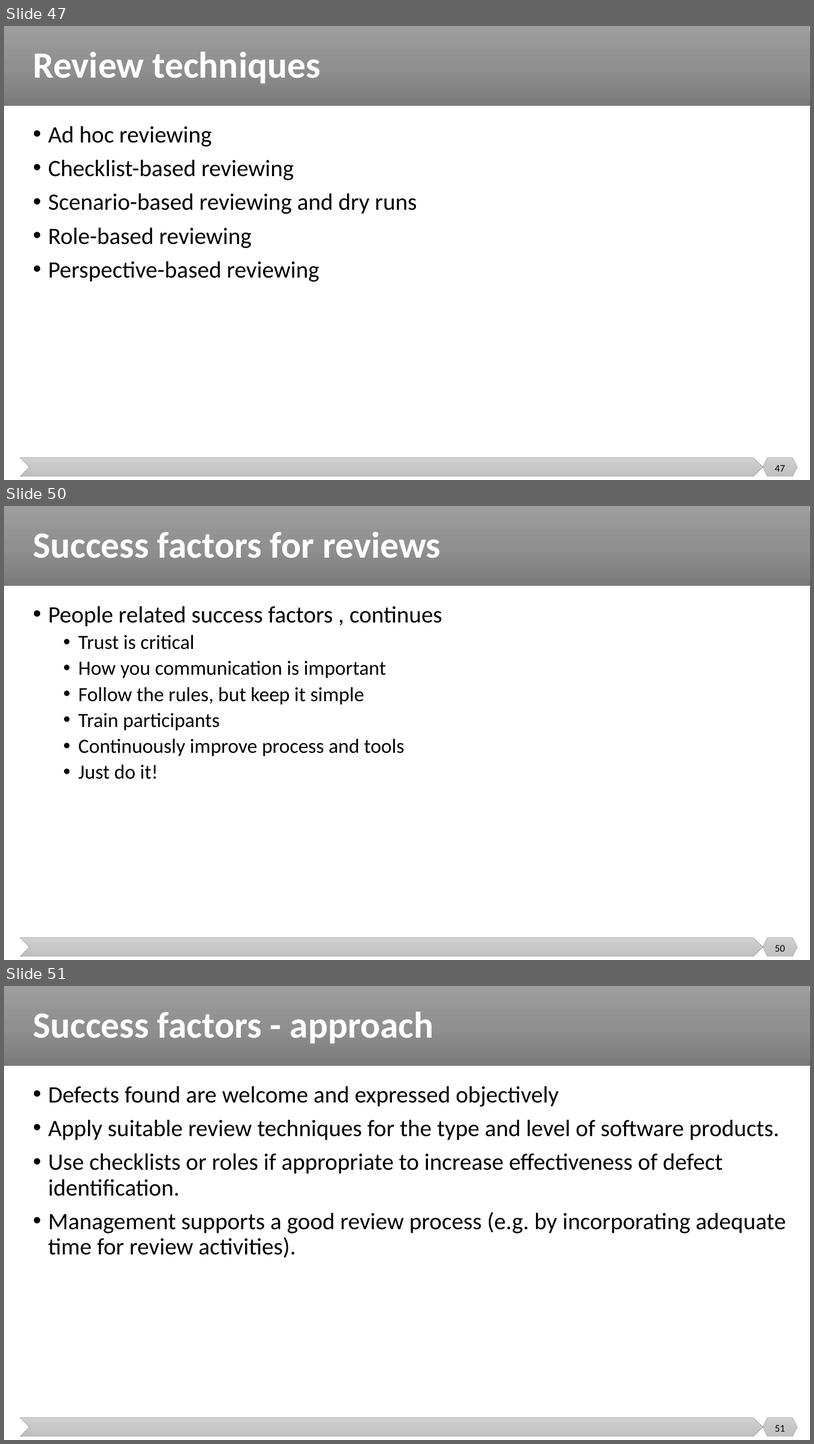
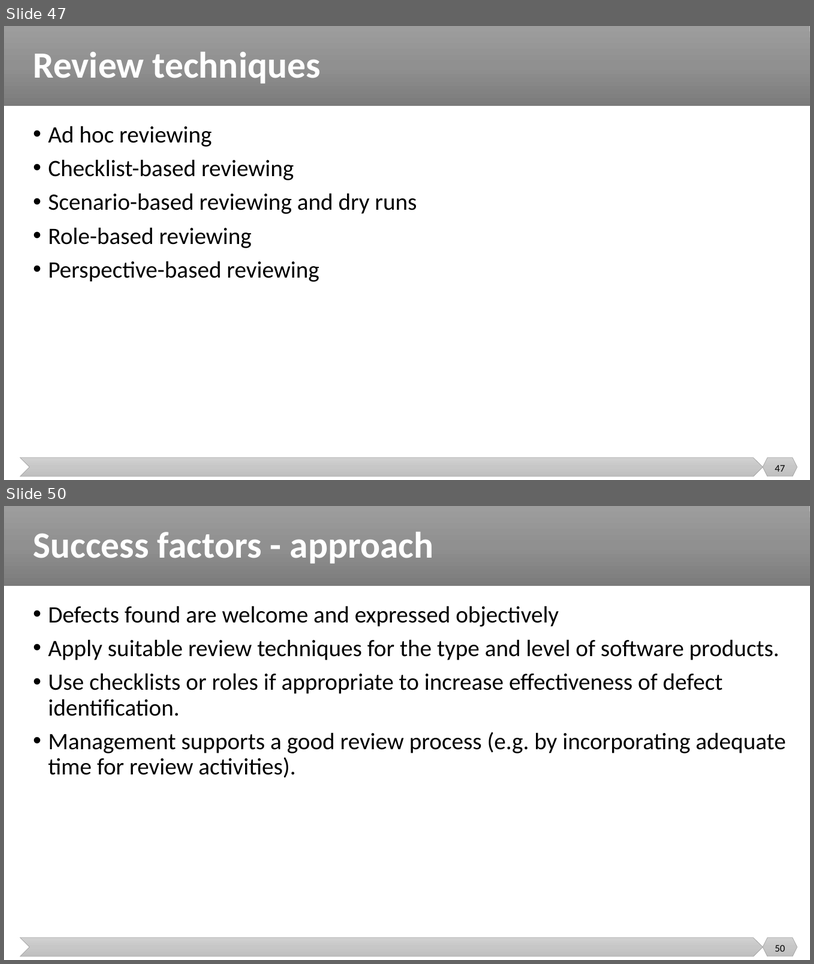
Before and after one commit to malenezi/malenezi, a slide deck: SE401/Lectures/4-Static Testing/Static Testing.pptx. Shown one above the other, each under a label of ours: slides 47, 50 and 51 before the commit, slides 47 and 50 after it; the slides between them are not shown. The pictures are 814x1444 and 814x964 pixels, drawn with LibreOffice and Linux fonts; fonts in the diff are those of the drawing. Boxes give left, top, right and bottom in pixels: in the first picture for what was removed or moved away, otherwise in the second. Text is boxed around its words. In the diff, an @@ line names an element or a change of style, - is before the commit and + after.

```diff
--- a/SE401/Lectures/4-Static Testing/Static Testing.pptx
+++ b/SE401/Lectures/4-Static Testing/Static Testing.pptx
@@ slide 50 removed at <box>4,506,810,960</box>, background #FFFFFF; not listed: 3 template elements that a slide beside it also shows @@
@@ title removed at <box>33,532,441,558</box> @@
-Success factors for reviews
@@ text removed at <box>48,606,443,779</box> @@
-• People related success factors , continues
-  • Trust is critical
-  • How you communication is important
-  • Follow the rules, but keep it simple
-  • Train participants
-  • Continuously improve process and tools
-  • Just do it!
@@ page number removed at <box>775,945,785,951</box> @@
-50
@@ what was slide 51 is now slide 50 @@
@@ page number at <box>775,945,785,951</box>: text changed @@
-51
+50
```
Also in this commit, not shown: 2 slides changed, 1 other file.
